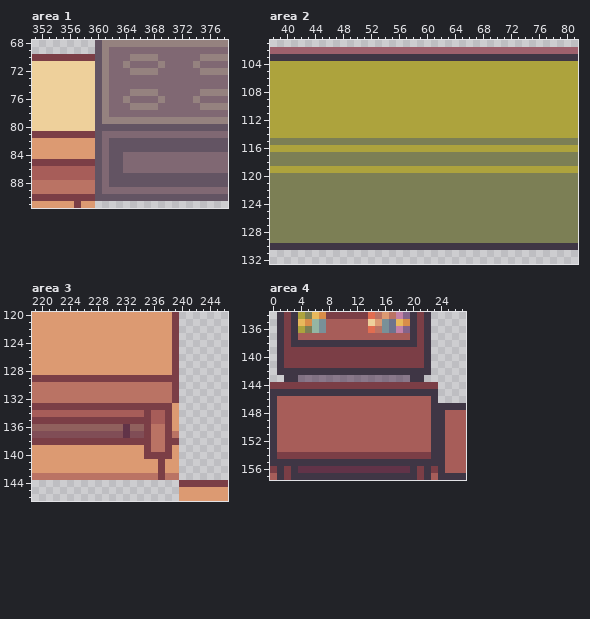
One commit to this pixel-art file: ART/Jacson/Tilemap/school.aseprite. The picture above was drawn from the file before the commit.
384x384 pixels, 1 frame. Shown: area 1: x 351..378, y 68..91; area 2: x 38..81, y 101..132; area 3: x 219..246, y 120..146; area 4: x 0..27, y 134..157. The commit also changed other parts of the picture, which this record leaves out.
After:
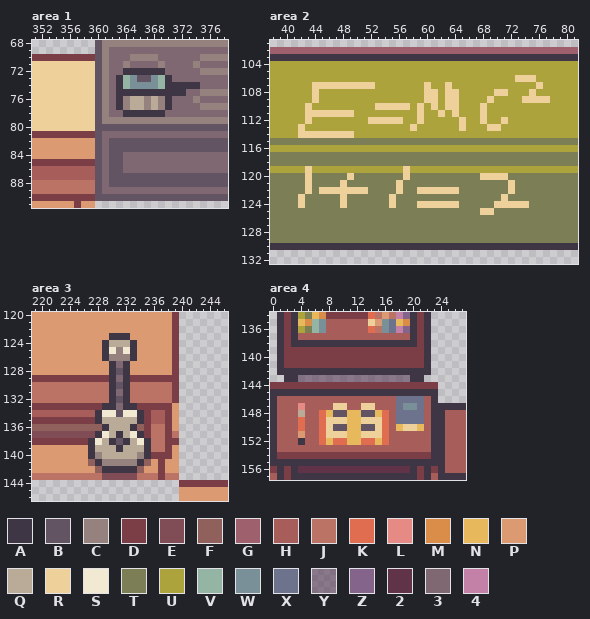
Palette (. is transparent): A #3f3645  B #635463  C #95827f  D #7b3e46  E #804d56  F #90605d  G #9e606d  H #a75d59  J #ba7364  K #e16d50  L #e68a85  M #d98d49  N #e8b85c  P #dc9a72  Q #baab99  R #eed09b  S #f2e9d3  T #7c7f55  U #ada33d  V #94b5a3  W #799098  X #6d738d  Y #49294984  Z #84648a  2 #613348  3 #806873  4 #c381a7
Diff:
layer "Difference" now shown
--- area 1, layer "Difference"
@@ x 361..376 @@
 71 C33C3333C3333C33
-72 C333CCCC333333CC
-73 C333333333333333
-74 C333333333333333
-75 C333CCCC333333CC
-76 C33C3333C3333C33
-77 C333CCCC333333CC
-78 C333333333333333
+72 C33AAAAAA33333CC
+73 C3AVWBBWVA333333
+74 C3AVWWWWVAAAAA33
+75 C3AAAAAAAAAA33CC
+76 C3ACQQCQCA333C33
+77 C3ACQQCQCA3333CC
+78 C33AAAAAA3333333
 79 CCCCCCCCCCCCCCCC
--- area 2, layer "Difference"
@@ x 38..81 @@
 105 UUUUUUUUUUUUUUUUUUUUUUUUUUUUUUUUUUUUUUUUUUUU
-106 UUUUUUUUUUUUUUUUUUUUUUUUUUUUUUUUUUUUUUUUUUUU
-107 UUUUUUUUUUUUUUUUUUUUUUUUUUUUUUUUUUUUUUUUUUUU
-108 UUUUUUUUUUUUUUUUUUUUUUUUUUUUUUUUUUUUUUUUUUUU
-109 UUUUUUUUUUUUUUUUUUUUUUUUUUUUUUUUUUUUUUUUUUUU
-110 UUUUUUUUUUUUUUUUUUUUUUUUUUUUUUUUUUUUUUUUUUUU
-111 UUUUUUUUUUUUUUUUUUUUUUUUUUUUUUUUUUUUUUUUUUUU
-112 UUUUUUUUUUUUUUUUUUUUUUUUUUUUUUUUUUUUUUUUUUUU
-113 UUUUUUUUUUUUUUUUUUUUUUUUUUUUUUUUUUUUUUUUUUUU
-114 UUUUUUUUUUUUUUUUUUUUUUUUUUUUUUUUUUUUUUUUUUUU
+106 UUUUUUUUUUUUUUUUUUUUUUUUUUUUUUUUUUURRRUUUUUU
+107 UUUUUURRRRRRRRRUUUUUUURUURUUUUUUUUUUUURUUUUU
+108 UUUUUURUUUUUUUUUUUUUUURRURRUUUUURRUUURUUUUUU
+109 UUUUUURUUUUUUUUUUUUUUURRURRUUUURUUUURRRRUUUU
+110 UUUUURUUUUUUUUURRRRRURURURRUUURUUUUUUUUUUUUU
+111 UUUUURRRRRRRUUUUUUUUURUURURUUURUUUUUUUUUUUUU
+112 UUUUURUUUUUUUURRRRRUURUUUUURUURUURUUUUUUUUUU
+113 UUUURUUUUUUUUUUUUUUURUUUUUURUUURRUUUUUUUUUUU
+114 UUUURRRRRRRRUUUUUUUUUUUUUUUUUUUUUUUUUUUUUUUU
 115 TTTTTTTTTTTTTTTTTTTTTTTTTTTTTTTTTTTTTTTTTTTT
@@ x 38..81 @@
 118 TTTTTTTTTTTTTTTTTTTTTTTTTTTTTTTTTTTTTTTTTTTT
-119 UUUUUUUUUUUUUUUUUUUUUUUUUUUUUUUUUUUUUUUUUUUU
-120 TTTTTTTTTTTTTTTTTTTTTTTTTTTTTTTTTTTTTTTTTTTT
-121 TTTTTTTTTTTTTTTTTTTTTTTTTTTTTTTTTTTTTTTTTTTT
-122 TTTTTTTTTTTTTTTTTTTTTTTTTTTTTTTTTTTTTTTTTTTT
-123 TTTTTTTTTTTTTTTTTTTTTTTTTTTTTTTTTTTTTTTTTTTT
-124 TTTTTTTTTTTTTTTTTTTTTTTTTTTTTTTTTTTTTTTTTTTT
-125 TTTTTTTTTTTTTTTTTTTTTTTTTTTTTTTTTTTTTTTTTTTT
+119 UUUUURUUUUUUUUUUUUURUUUUUUUUUUUUUUUUUUUUUUUU
+120 TTTTTRTTTTTRTTTTTTTRTTTTTTTTTTRRRRTTTTTTTTTT
+121 TTTTTRTTTTRTTTTTTTRTTTTTTTTTTTTTTTRTTTTTTTTT
+122 TTTTTRTRRRRRRRTTTTRTTRRRRRRTTTTTTTRTTTTTTTTT
+123 TTTTRTTTTTRTTTTTTRTTTTTTTTTTTTTTTRTTTTTTTTTT
+124 TTTTRTTTTTRTTTTTTRTTTRRRRRRTTTTTRRRRRTTTTTTT
+125 TTTTTTTTTTTTTTTTTTTTTTTTTTTTTTRRTTTTTTTTTTTT
 126 TTTTTTTTTTTTTTTTTTTTTTTTTTTTTTTTTTTTTTTTTTTT
--- area 3, layer "Top Layer"
@@ x 225..237 @@
 122 PPPPPPPPPPPPP
-123 PPPPPPPPPPPPP
-124 PPPPPPPPPPPPP
-125 PPPPPPPPPPPPP
-126 PPPPPPPPPPPPP
-127 PPPPPPPPPPPPP
-128 PPPPPPPPPPPPP
-129 DDDDDDDDDDDDD
-130 JJJJJJJJJJJJJ
-131 JJJJJJJJJJJJJ
-132 JJJJJJJJJJJJJ
-133 DDDDDDDDDDDDD
-134 HHHHHHHHHHDHH
-135 DDDDDDDDDDDHH
-136 FFFFFFF2FFDJJ
-137 EEEEEEE2EEDJJ
-138 DDDDDDDDDDDJJ
-139 PPPPPPPPPPDJJ
-140 PPPPPPPPPPDDD
-141 PPPPPPPPPPPPD
-142 PPPPPPPPPPPPD
-143 JJJJJJJJJJJJD
+123 PPPPPAAAPPPPP
+124 PPPPAQQQAPPPP
+125 PPPPASCSAPPPP
+126 PPPPACCCAPPPP
+127 PPPPPA3APPPPP
+128 PPPPPABAPPPPP
+129 DDDDDA3ADDDDD
+130 JJJJJABAJJJJJ
+131 JJJJJA3AJJJJJ
+132 JJJJJABAJJJJJ
+133 DDDDAA3AADDDD
+134 HHHASSBSSADHH
+135 DDDAQQQQQADHH
+136 FFFFAQQQAFDJJ
+137 EEEASQAQSADJJ
+138 DDASQABAQSAJJ
+139 PPAQQQAQQQAJJ
+140 PPACQQQQQCADD
+141 PPFACCCCCAFPD
+142 PPPFAAAAAFPPD
+143 JJJJEEEEEJJJD
 144 .............
--- area 4, layer "Difference"
@@ x 0..27 @@
 145 AAAAAAAAAAAAAAAAAAAAAAAA....
-146 AHHHHHHHHHHHHHHHHHHHHHHA....
-147 AHHHHHHHHHHHHHHHHHHHHHHAAAAA
-148 AHHHHHHHHHHHHHHHHHHHHHHAAHHH
-149 AHHHHHHHHHHHHHHHHHHHHHHAAHHH
-150 AHHHHHHHHHHHHHHHHHHHHHHAAHHH
-151 AHHHHHHHHHHHHHHHHHHHHHHAAHHH
-152 AHHHHHHHHHHHHHHHHHHHHHHAAHHH
+146 AHHHHHHHHHHHHHHHHHXXXXHA....
+147 AHHHLHHHHRRHHRRHHHXWWXHAAAAA
+148 AHHHQHHKNBBNNBBNKHXXXXHAAHHH
+149 AHHHKHHKRRRNNRRRKHXXXXHAAHHH
+150 AHHHKHHKRBBNNBBRKHNRRNHAAHHH
+151 AHHHPHHKRRRNNRRRKHHHHHHAAHHH
+152 AHHHAHHKNKKNNKKNKHHHHHHAAHHH
 153 AHHHHHHHHHHHHHHHHHHHHHHAAHHH
